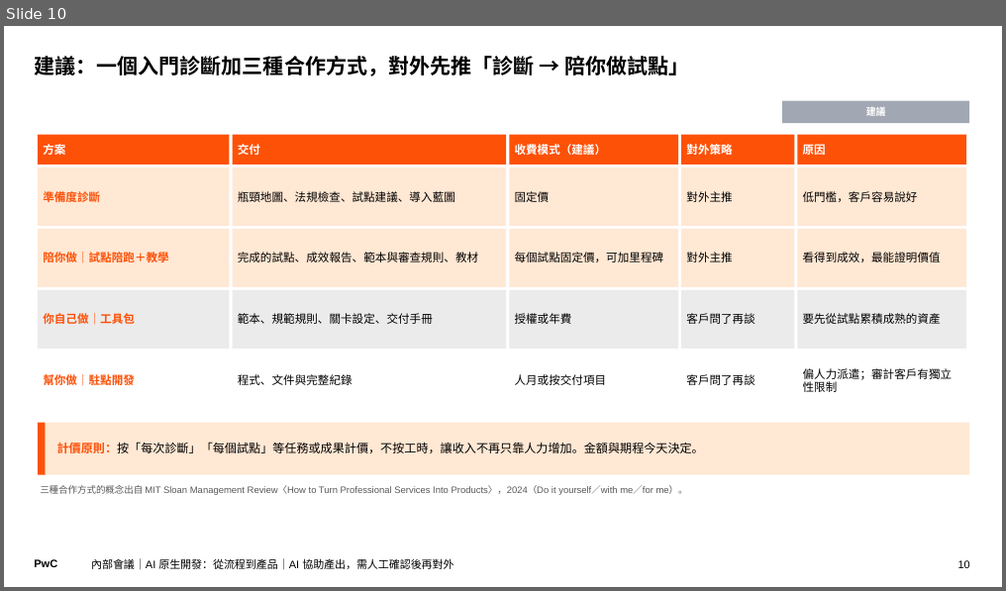
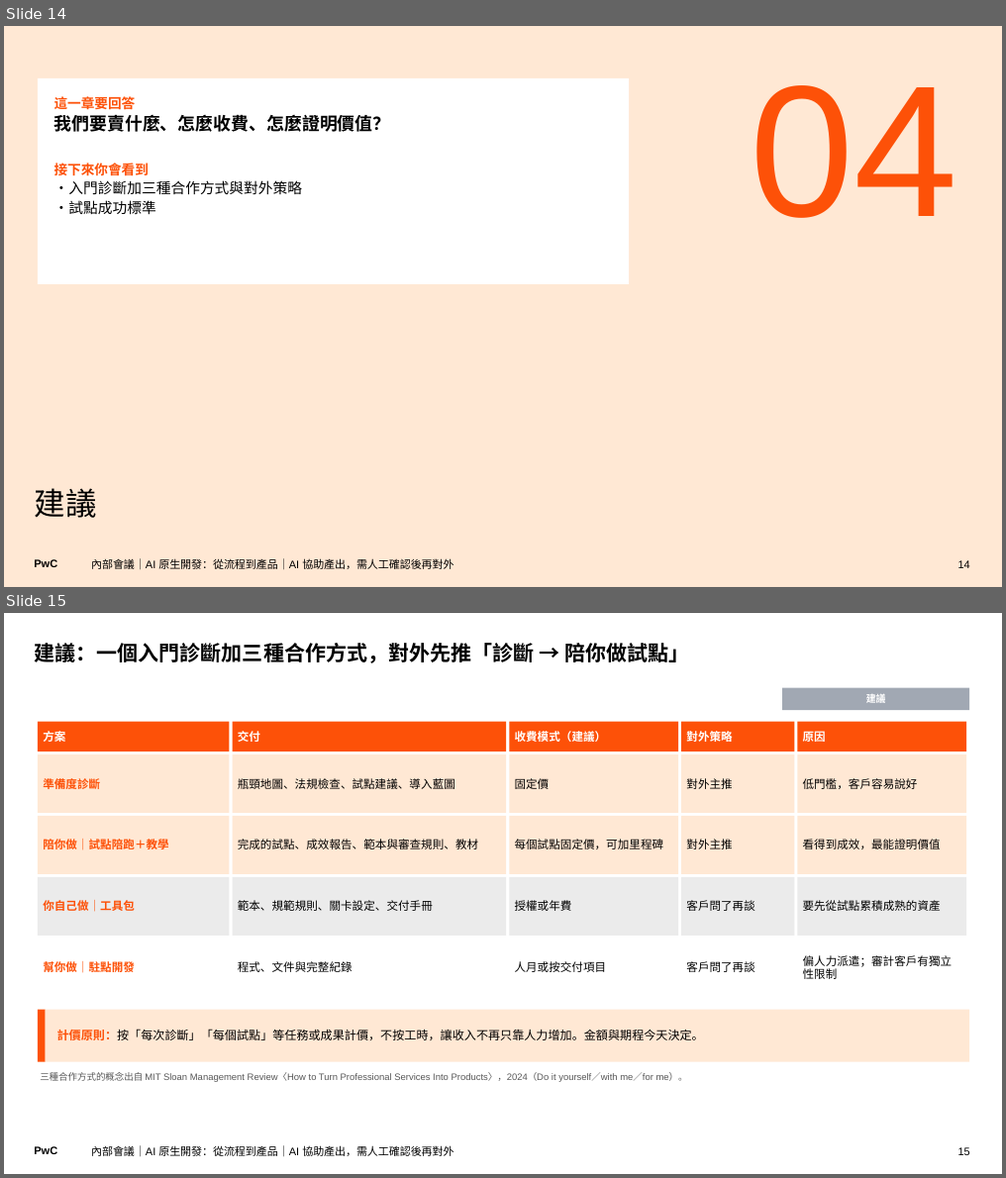
Before and after one commit to Robshao/PwC_FSC1, a slide deck: research/ai-native-sdlc/AI原生開發_從流程到產品_內部會議.pptx. Shown one above the other, each under a label of ours: slide 10 before the commit, slides 14 and 15 after it. The pictures are 1006x591 and 1006x1178 pixels, drawn with LibreOffice and Linux fonts; fonts in the diff are those of the drawing. Boxes give left, top, right and bottom in pixels: in the first picture for what was removed or moved away, otherwise in the second. Text is boxed around its words. In the diff, an @@ line names an element or a change of style, - is before the commit and + after.

```diff
--- a/research/ai-native-sdlc/AI原生開發_從流程到產品_內部會議.pptx
+++ b/research/ai-native-sdlc/AI原生開發_從流程到產品_內部會議.pptx
@@ slide 14 added at (x1=4, y1=26, x2=1002, y2=587), background #FFE8D4; not listed: 1 template element that a slide beside it also shows @@
@@ rectangle added at (x1=38, y1=78, x2=629, y2=284), fill #FFFFFF, 14 pt, text #000000, bold @@
+這一章要回答
+我們要賣什麼、怎麼收費、怎麼證明價值？
+接下來你會看到
+・入門診斷加三種合作方式與對外策略
+・試點成功標準
@@ text added at (x1=750, y1=85, x2=958, y2=218), 180 pt, text #FD5108 @@
+04
@@ title added at (x1=35, y1=488, x2=97, y2=518), 30 pt, text #000000 @@
+建議
@@ text added at (x1=91, y1=559, x2=453, y2=570), 10.5 pt, text #000000 @@
+內部會議｜AI 原生開發：從流程到產品｜AI 協助產出，需人工確認後再對外
@@ page number added at (x1=958, y1=561, x2=970, y2=569), 10.5 pt, text #000000 @@
+14
@@ what was slide 10 is now slide 15 @@
@@ page number at (x1=958, y1=1148, x2=970, y2=1156): text changed @@
-10
+15
```
Also in this commit, not shown: 4 slides changed, 6 other slides added, 3 other files.
